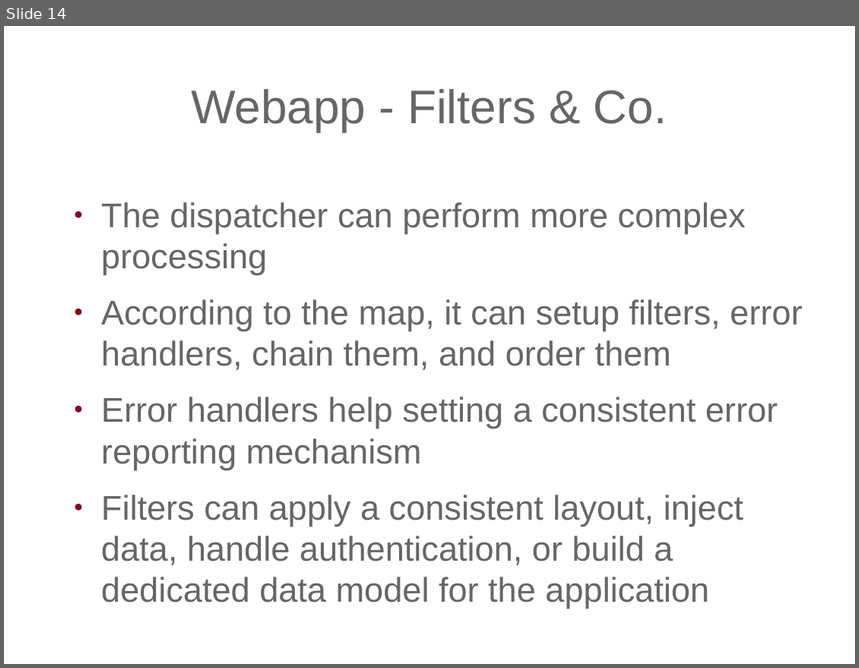
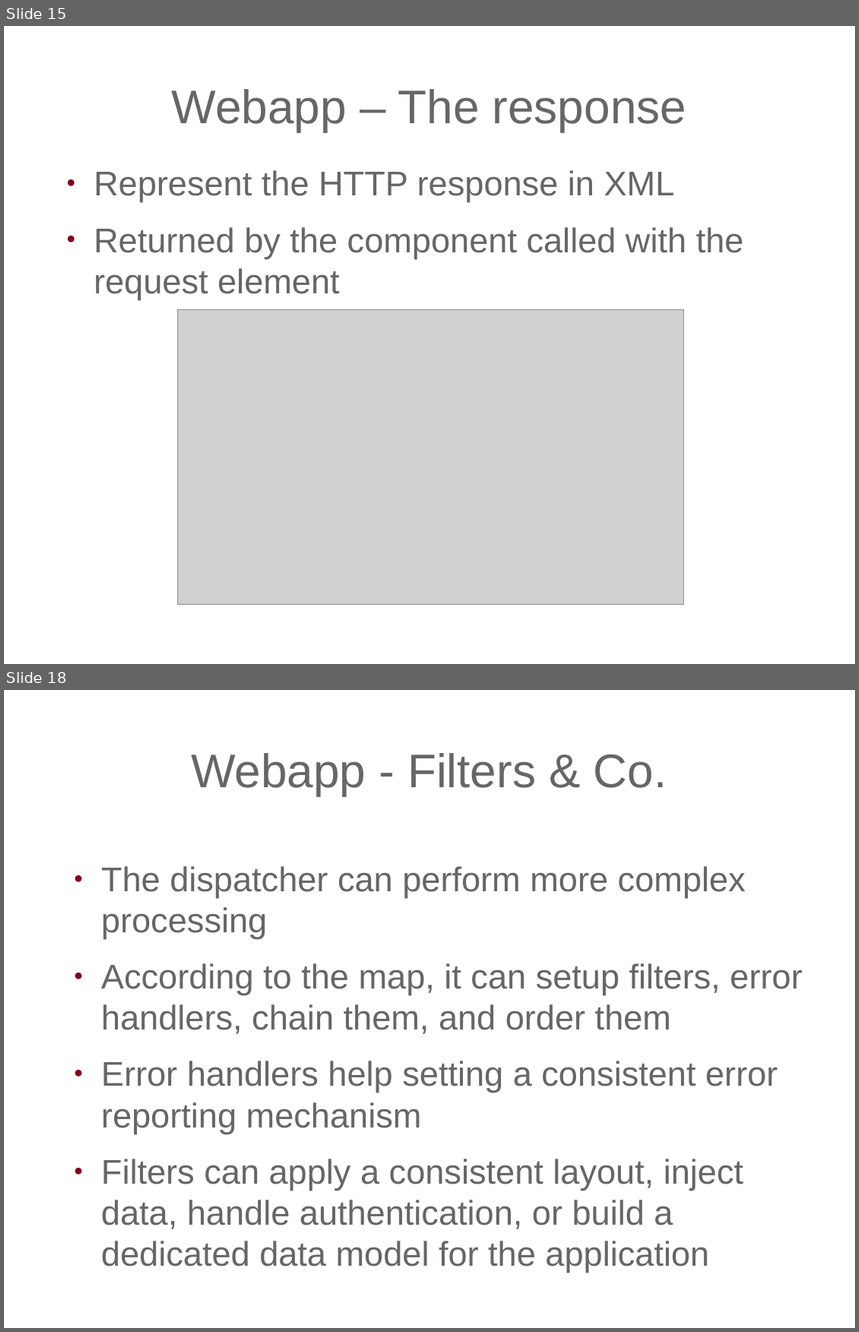
Before and after one commit to expath/expath-www, a slide deck: misc/2011-prague/presentation/fgeorges-servlex.odp. Shown one above the other, each under a label of ours: slide 14 before the commit, slides 15 and 18 after it; the slides between them are not shown. The pictures are 859x668 and 859x1332 pixels, drawn with LibreOffice and Linux fonts; fonts in the diff are those of the drawing; grey boxes stand for pictures; background and template pictures are left out. Boxes give left, top, right and bottom in pixels: in the first picture for what was removed or moved away, otherwise in the second. Text is boxed around its words. In the diff, an @@ line names an element or a change of style, - is before the commit and + after.

```diff
--- a/misc/2011-prague/presentation/fgeorges-servlex.odp
+++ b/misc/2011-prague/presentation/fgeorges-servlex.odp
@@ slide 15 added at box(4, 26, 855, 664), background picture (left out) @@
@@ title added at box(172, 89, 686, 132), 44 pt, text #666666 @@
+Webapp – The response
@@ text added at box(94, 170, 744, 300), 32 pt, text #666666 @@
+● Represent the HTTP response in XML
+● Returned by the component called with the request element
@@ picture added at box(178, 310, 684, 605) @@
@@ what was slide 14 is now slide 18 @@
```
Also in this commit, not shown: 1 slide changed, 3 other slides added.
